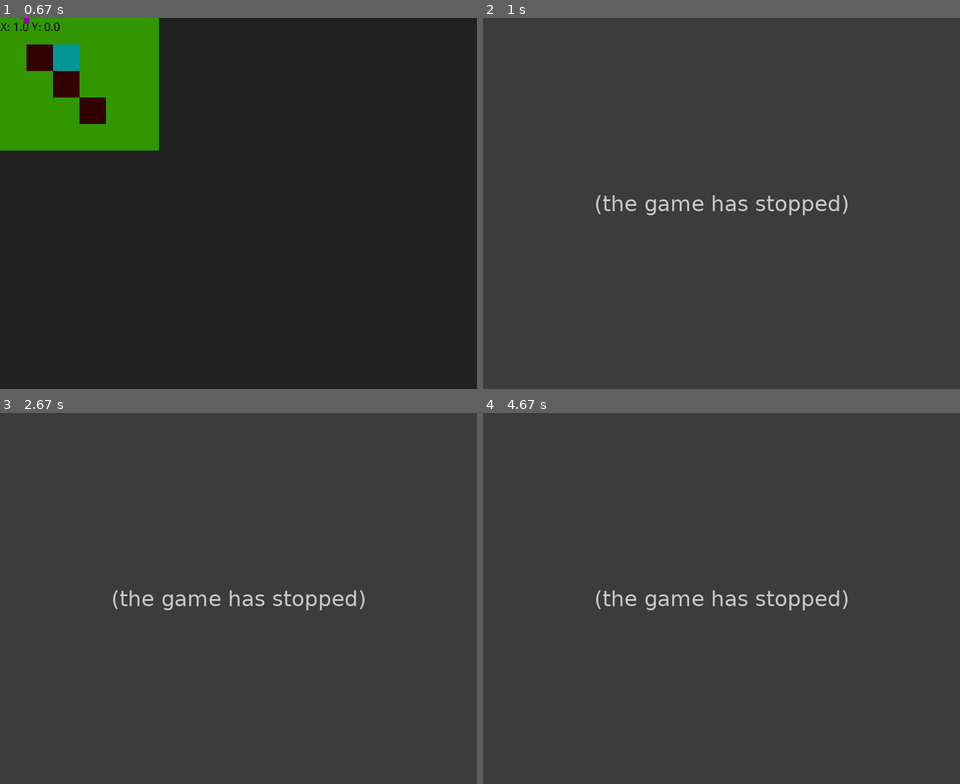
Above: before the commit, frames 1-4 (two rows, left to right).
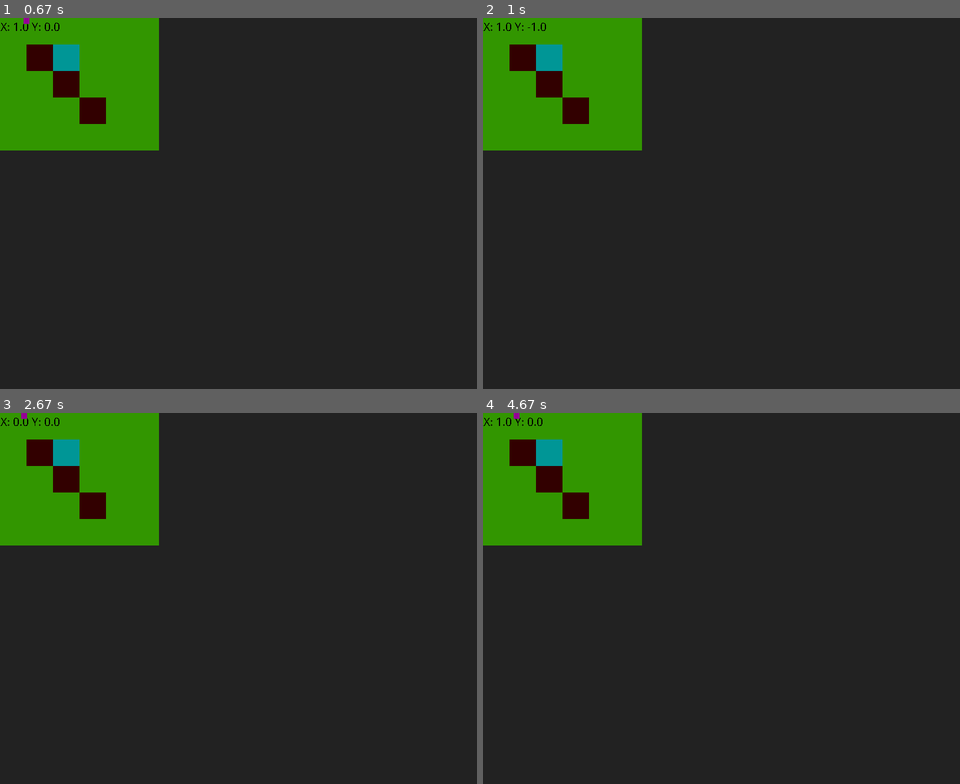
Above: after the commit, the same moments.

Repository: 21123-school/Assesment-13dit-pygame
Game: pygame game, started from main.py
The game is run twice, just before and just after one commit, with the same random seed, the same clock (stepped at 60 frames per second) and the same inputs.
Inputs:
- Up to frame 1 (0.67 s): hold D from 0.33 s (still down)
- Up to frame 2 (1 s): release D at 0.8 s; hold W from 0.83 s (still down)
- Up to frame 3 (2.67 s): release W at 1.13 s; hold D 1.17-1.63 s; hold A 1.67-2.2 s; hold S 2.23-2.53 s; hold A from 2.57 s (still down)
- Up to frame 4 (4.67 s): release A at 2.97 s; hold W 3-3.37 s; hold D 3.4-4.03 s; hold S 4.07-4.43 s; hold A from 4.47 s (still down)

Frame 1 is identical in both runs. In frame 2, 100% of the frame differs, in the area x 0-100%, y 0-100%; in frame 3, 100%; in frame 4, 100%.
Error before the commit: ValueError: invalid literal for int() with base 10: '-' (main.py line 36); the game stopped at 0.87 s (later frames are placeholders)

Commit message:
Update player class

Diff:
--- a/main.py
+++ b/main.py
@@ -9,10 +9,21 @@
 clock = pygame.time.Clock()
 fps = 120
 
-playerrect = pygame.Rect((0,0),(10,10))
-
 #musicsound = pygame.mixer.Sound("sound/music.wav")
 #musicsound.play(-1)
+
+class player:
+    def __init__(self):
+        self.playerrect = pygame.Rect((0,0),(10,10))
+
+    def playermove(self):
+        self.keys = pygame.key.get_pressed()
+
+        self.BoolToInt = {True: 0, False: 1}
+        self.movevector = pygame.math.Vector2( ( self.BoolToInt[self.keys[pygame.K_a]] + 0 - self.BoolToInt[self.keys[pygame.K_d]] ), ( self.BoolToInt[self.keys[pygame.K_w]] + 0 - self.BoolToInt[self.keys[pygame.K_s]] ) )
+
+        self.playerrect.x += self.movevector.x
+        self.playerrect.y += self.movevector.y
 
 class tilemap:
     def __init__(self):
@@ -31,9 +42,9 @@
                 tilerect = ( (j*45, i*45), (45,45) )
                 pygame.draw.rect(screen, tempcolor[self.currentlevel[i][j]], tilerect)
 
-    def map_to_global(self, vector):
-        x = int(str((vector.x + 5) / 45)[0])
-        y = int(str((vector.y + 5) / 45)[0])
+    def global_to_map(self, vector):
+        x = int((vector.x + 5) // 45)
+        y = int((vector.y + 5) // 45)
         return pygame.math.Vector2(x, y)
 
 def pygametext(txt):
@@ -45,37 +56,26 @@
         o = json.load(file)
     return o
 
-def playermove():
-    pygame.display.set_caption('FPS: ' + str(int(clock.get_fps())))
-    global keys
+tilemap = tilemap()
+player = player()
 
-    test = {True: 0, False: 1}
-
-    movevector = pygame.math.Vector2( ( test[keys[pygame.K_a]] + 0 - test[keys[pygame.K_d]] ) , ( test[keys[pygame.K_w]] + 0 - test[keys[pygame.K_s]] ) )
-
-    playerrect.x += movevector.x
-    playerrect.y += movevector.y
-
-tilemap = tilemap()
+processes = [tilemap.drawlevel, player.playermove]
 
 while True:
-    keys = pygame.key.get_pressed()
-
     screen.fill((34, 34, 34))
 
-    tilemap.drawlevel()
+    for process in processes:
+        process()
 
-    playermove()
+    screen.blit( pygametext( 'X: ' + str(tilemap.global_to_map(player.playerrect).x) + ' Y: ' + str(tilemap.global_to_map(player.playerrect).y) ) , (1,1,1,1))
 
-    screen.blit( pygametext( 'X: ' + str(tilemap.map_to_global(playerrect).x) + ' Y: ' + str(tilemap.map_to_global(playerrect).y) ) , (1,1,1,1))
-
-    pygame.draw.rect(screen, pygame.Color(150,0,150), playerrect)
+    pygame.draw.rect(screen, pygame.Color(150,0,150), player.playerrect)
 
     for event in pygame.event.get():
         if event.type == QUIT:
             pygame.quit()
             sys.exit()
 
-
+    pygame.display.set_caption('FPS: ' + str(int(clock.get_fps())))
     pygame.display.update()
     clock.tick(fps)
